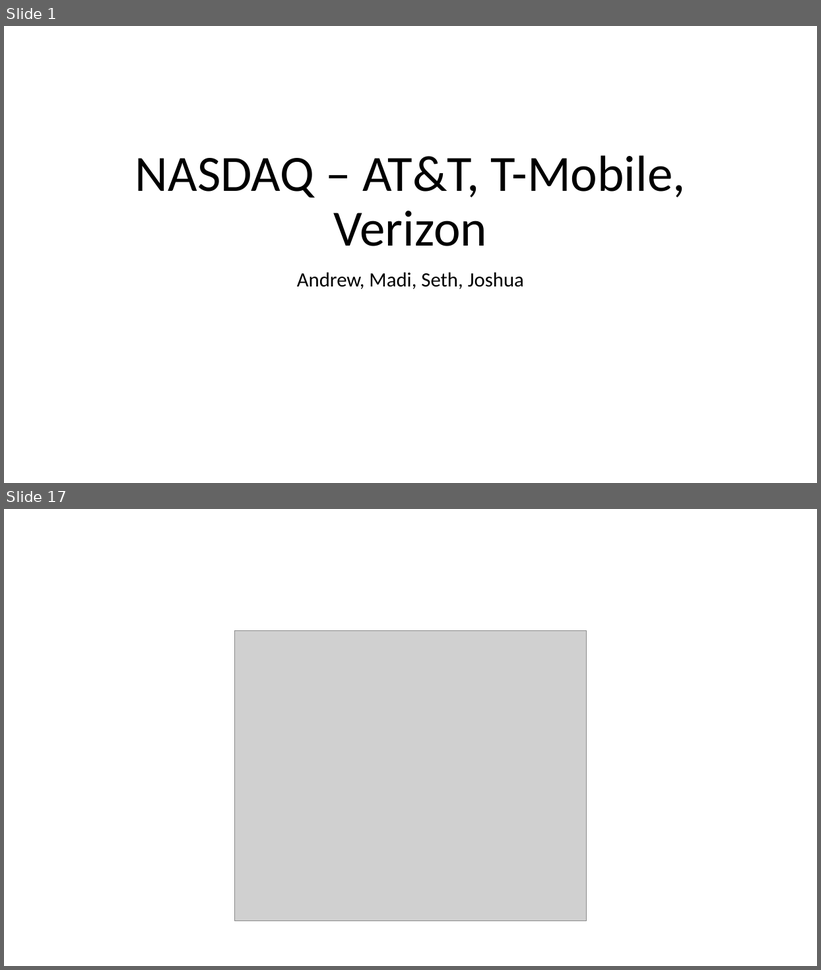
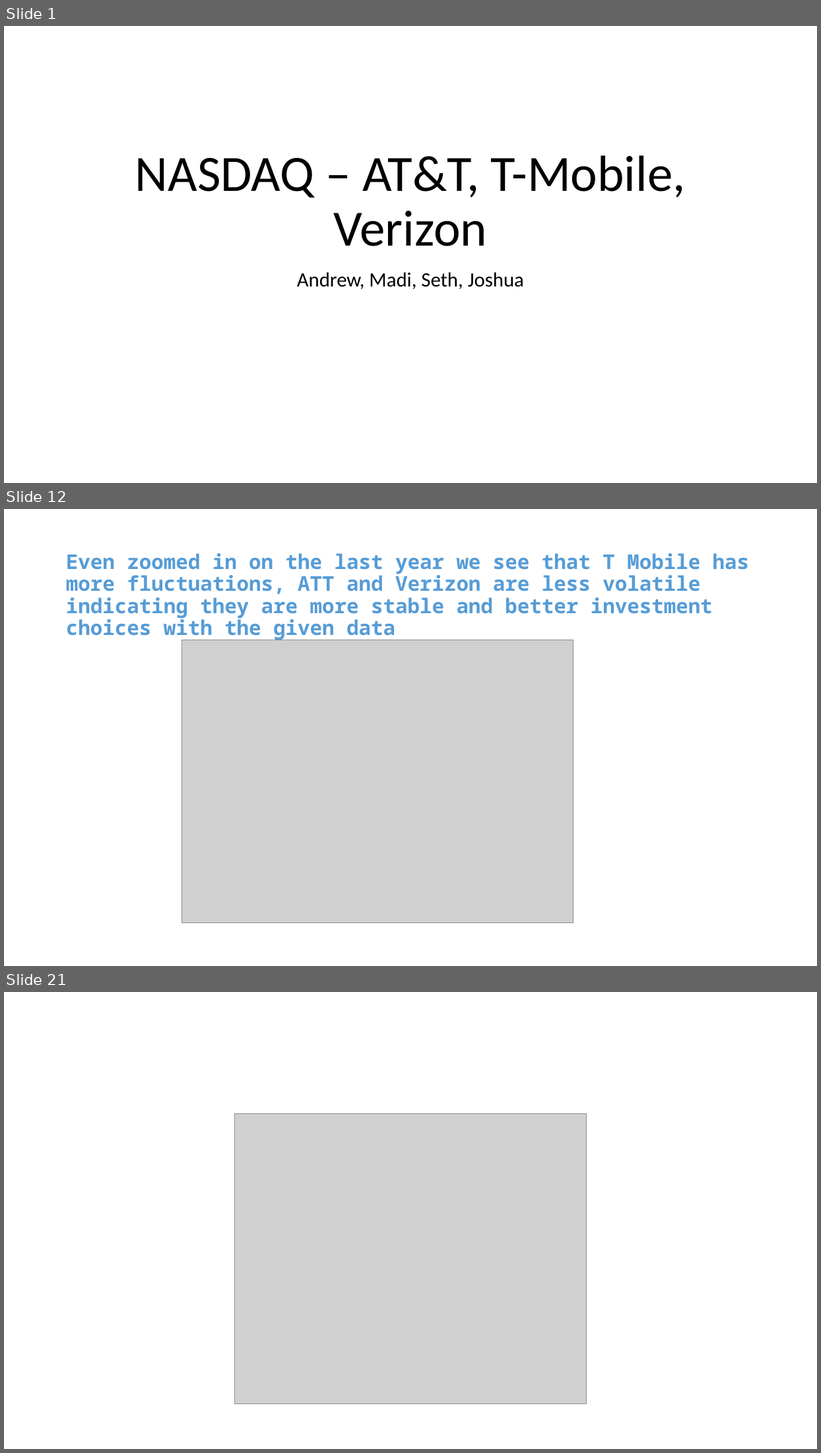
Before and after one commit to mssubaiti/Project1_Group1, a slide deck: presentation.pptx. Shown one above the other, each under a label of ours: slides 1 and 17 before the commit, slides 1, 12 and 21 after it; the slides between them are not shown. The pictures are 821x970 and 821x1453 pixels, drawn with LibreOffice and Linux fonts; fonts in the diff are those of the drawing; grey boxes stand for pictures. Boxes give left, top, right and bottom in pixels: in the first picture for what was removed or moved away, otherwise in the second. Text is boxed around its words. In the diff, an @@ line names an element or a change of style, - is before the commit and + after.

```diff
--- a/presentation.pptx
+++ b/presentation.pptx
@@ slide 12 added at [4, 509, 817, 966], background #FFFFFF @@
@@ title added at [66, 553, 749, 640], 24 pt, text #569CD6, bold @@
+Even zoomed in on the last year we see that T Mobile has more fluctuations, ATT and Verizon are less volatile indicating they are more stable and better investment choices with the given data
@@ picture added at [182, 640, 573, 923] @@
@@ what was slide 17 is now slide 21 @@
```
Also in this commit, not shown: 6 slides changed, 12 other slides added, 9 slides removed, 6 other files.
